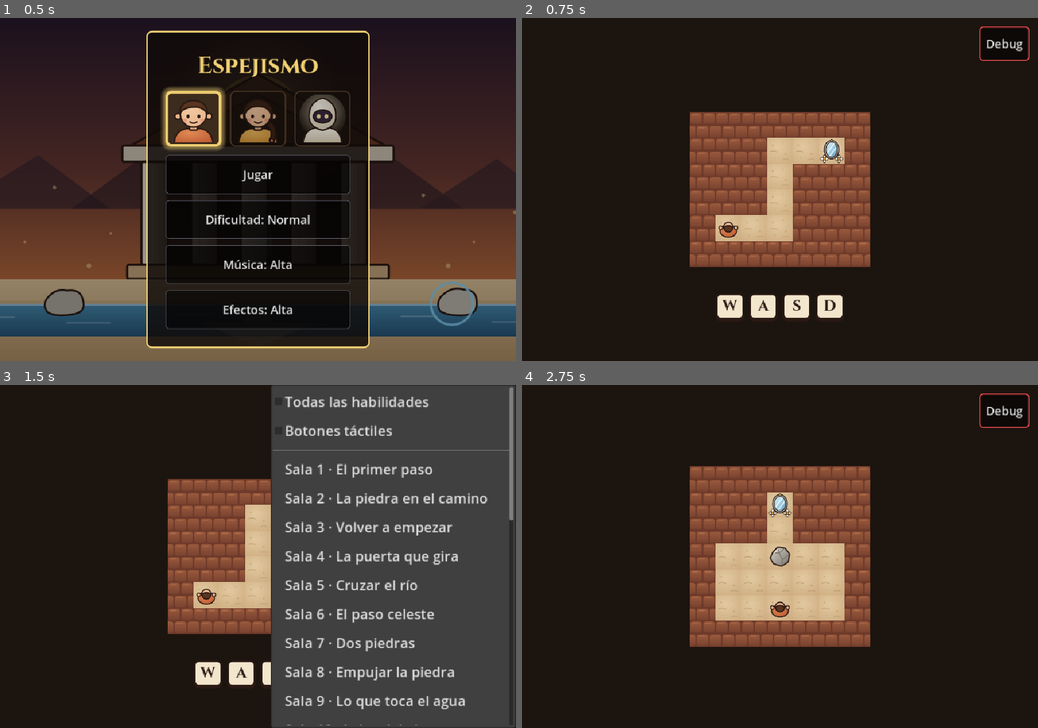
Above: before the commit, frames 1-4 (two rows, left to right).
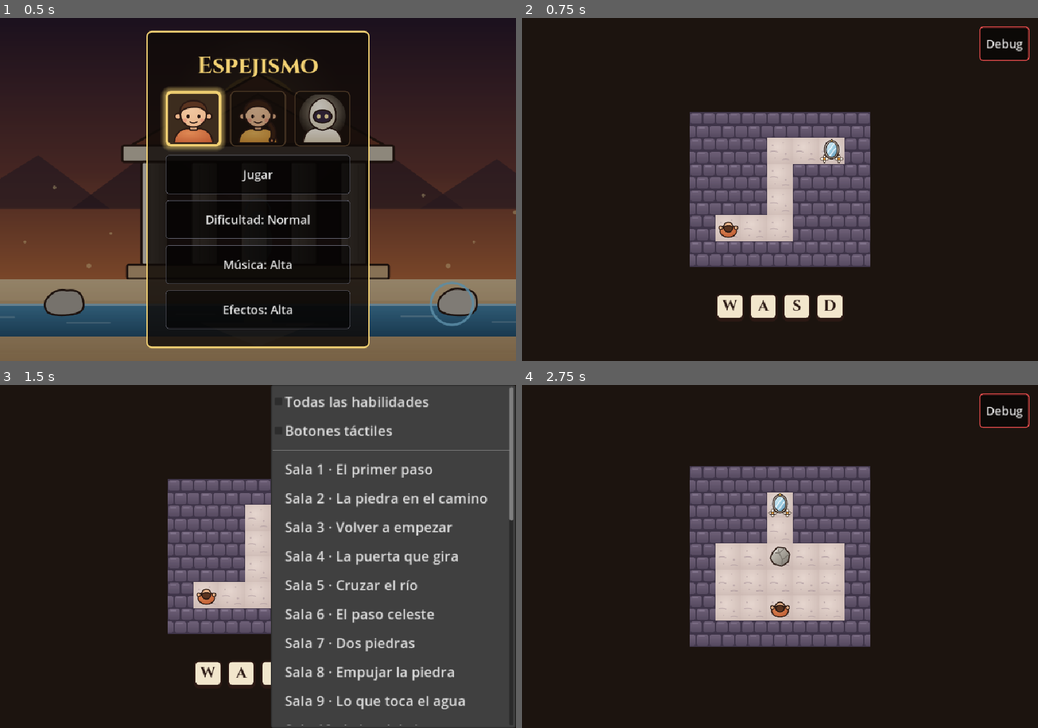
Above: after the commit, the same moments.

Repository: AngeloCS19/Juego
Game: Godot game, scene res://main.tscn
Two runs of this game, one before a commit and one after it. Both use one fixed random seed, a clock stepped at 60 frames per second and the inputs below.
Inputs (mouse positions are in pixels of both pictures, inside the frame that each line leads up to):
- Up to frame 1 (0.5 s): no input
- Up to frame 2 (0.75 s): click "Jugar" at 0.5 s
- Up to frame 3 (1.5 s): click "Debug" at 1.25 s
- Up to frame 4 (2.75 s): tap Enter at 2, 2.1 s; move the mouse to (893, 539) at 2.02 s; hold Right from 2.03 s (still down); click (893, 539) at 2.17 s; tap Space at 2.27 s

Frame 1 is identical in both runs. In frame 2, 16% of the frame differs, in the area x 32-68%, y 27-73%; in frame 3, 8.9%; in frame 4, 18%, in the area x 32-68%, y 23-77%.

Commit message:
Sprites: muro y piso propios del templo tutorial
Co-Authored-By: Claude Opus 5.5 (1M context) <noreply@anthropic.com>
Claude-Session: https://claude.ai/code/session_01RZ3wMik6Vk5bK3LSG3XvCW

Diff:
--- /dev/null
+++ b/assets/sprites/muro_tutorial.svg
@@ -0,0 +1 @@
+<svg xmlns="http://www.w3.org/2000/svg" width="64" height="64" viewBox="0 0 64 64"><defs><linearGradient id="g" x1="0" y1="0" x2="0" y2="1"><stop offset="0" stop-color="#6f6178"/><stop offset="1" stop-color="#564a60"/></linearGradient></defs><rect width="64" height="64" fill="#3f3549"/><g fill="url(#g)"><rect x="2" y="2" width="28" height="27" rx="5"/><rect x="34" y="2" width="28" height="27" rx="5"/><rect x="-14" y="34" width="28" height="28" rx="5"/><rect x="18" y="34" width="28" height="28" rx="5"/><rect x="50" y="34" width="28" height="28" rx="5"/></g><g fill="#8a7c94" opacity=".7"><rect x="6" y="5" width="16" height="3" rx="1.5"/><rect x="38" y="5" width="16" height="3" rx="1.5"/><rect x="22" y="37" width="16" height="3" rx="1.5"/></g></svg>
--- /dev/null
+++ b/assets/sprites/piso_tutorial.svg
@@ -0,0 +1 @@
+<svg xmlns="http://www.w3.org/2000/svg" width="64" height="64" viewBox="0 0 64 64"><defs><radialGradient id="g" cx=".4" cy=".35" r=".8"><stop offset="0" stop-color="#e6d6cf"/><stop offset="1" stop-color="#cdbab4"/></radialGradient></defs><rect width="64" height="64" fill="url(#g)"/><g fill="#a8949a" opacity=".55"><circle cx="14" cy="18" r="2"/><circle cx="46" cy="40" r="2.5"/><circle cx="40" cy="12" r="1.5"/><circle cx="20" cy="50" r="1.5"/></g><path d="M8 34q10-3 18 1M38 54q8-3 16 0" fill="none" stroke="#a8949a" stroke-width="2" stroke-linecap="round" opacity=".7"/></svg>
--- a/salas/rio_00.json
+++ b/salas/rio_00.json
@@ -11,6 +11,7 @@
 	],
 	"jugador": [3, 5],
 	"plano_espiritual": { "tipo": "reflexion", "eje": "horizontal", "valor": 3 },
+	"estilo": "tutorial",
 	"habilidades": ["traspasar"],
 	"tutorial": { "habilidad": "traspasar", "aviso_usar": true },
 	"velas": 3,
--- a/salas/tutorial_caminar.json
+++ b/salas/tutorial_caminar.json
@@ -10,6 +10,7 @@
 	],
 	"jugador": [1, 4],
 	"plano_espiritual": { "tipo": "reflexion", "eje": "horizontal", "valor": 3 },
+	"estilo": "tutorial",
 	"habilidades": [],
 	"tutorial": { "glifo": "mover" },
 	"ocultar": ["girar", "reiniciar", "usar"],
--- a/salas/tutorial_empujar.json
+++ b/salas/tutorial_empujar.json
@@ -10,6 +10,7 @@
 	],
 	"jugador": [1, 4],
 	"plano_espiritual": { "tipo": "reflexion", "eje": "horizontal", "valor": 3 },
+	"estilo": "tutorial",
 	"habilidades": [],
 	"piedras": [
 		{ "pos": [1, 3] }
--- a/salas/tutorial_girar.json
+++ b/salas/tutorial_girar.json
@@ -11,6 +11,7 @@
 	],
 	"jugador": [1, 3],
 	"plano_espiritual": { "tipo": "reflexion", "eje": "horizontal", "valor": 3 },
+	"estilo": "tutorial",
 	"salida_fija": true,
 	"habilidades": [],
 	"tutorial": { "glifo": "girar" },
--- a/salas/tutorial_reiniciar.json
+++ b/salas/tutorial_reiniciar.json
@@ -11,6 +11,7 @@
 	],
 	"jugador": [3, 5],
 	"plano_espiritual": { "tipo": "reflexion", "eje": "horizontal", "valor": 3 },
+	"estilo": "tutorial",
 	"habilidades": [],
 	"piedras": [
 		{ "pos": [3, 3] }
--- a/scripts/sala.gd
+++ b/scripts/sala.gd
@@ -41,6 +41,9 @@
 	preload("res://assets/sprites/jugador_espiritu.svg"),
 ]
 const TEX_PASTO := preload("res://assets/sprites/pasto.svg")  # el piso de las salas con "exterior": true
+const TEX_ESTILO := {  # "estilo" de la sala: cada templo cambia su muro y su piso
+	"tutorial": {"#": preload("res://assets/sprites/muro_tutorial.svg"), ".": preload("res://assets/sprites/piso_tutorial.svg")},
+}
 const TEX_PRENDA := {
 	"sandalias": preload("res://assets/sprites/prenda_sandalias.svg"),
 	"cinto": preload("res://assets/sprites/prenda_cinto.svg"),
@@ -465,11 +468,12 @@
 			if espiritual:
 				_dibujar_casilla_espiritual(c)
 			else:
-				var piso: Texture2D = TEX_PASTO if datos.get("exterior", false) else TEX_CASILLA["."]
+				var casillas: Dictionary = TEX_ESTILO.get(datos.get("estilo", ""), TEX_CASILLA)
+				var piso: Texture2D = TEX_PASTO if datos.get("exterior", false) else casillas["."]
 				if celda(c) == "E":
 					draw_texture_rect(piso, _rect(c), false)  # el espejo de la salida es redondo: debajo va el piso
 				var puerta: bool = celda(c) == "E" and datos.get("salida_fija", false)  # el espejo está afuera: aquí solo hay piso
-				var tex: Texture2D = piso if celda(c) == "." or puerta else TEX_CASILLA[celda(c)]
+				var tex: Texture2D = piso if celda(c) == "." or puerta else casillas.get(celda(c), TEX_CASILLA[celda(c)])
 				draw_texture_rect(tex, _rect(c), false)
 				if puerta:
 					draw_rect(_rect(c), Color(COLOR_SALIDA, 0.3) if puerta_abierta() else Color(0, 0, 0, 0.55))
Not shown, changed: README.md
Not shown, changed: docs/sprites.md
Not shown, changed: tools/formatear.py
